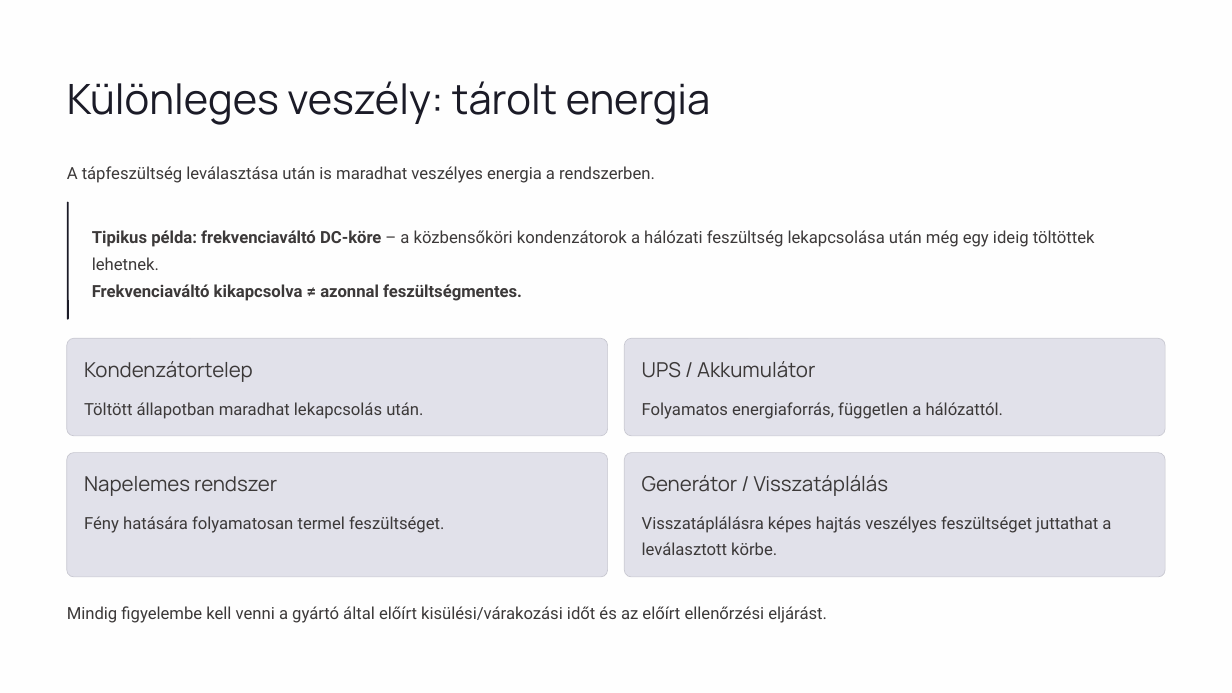
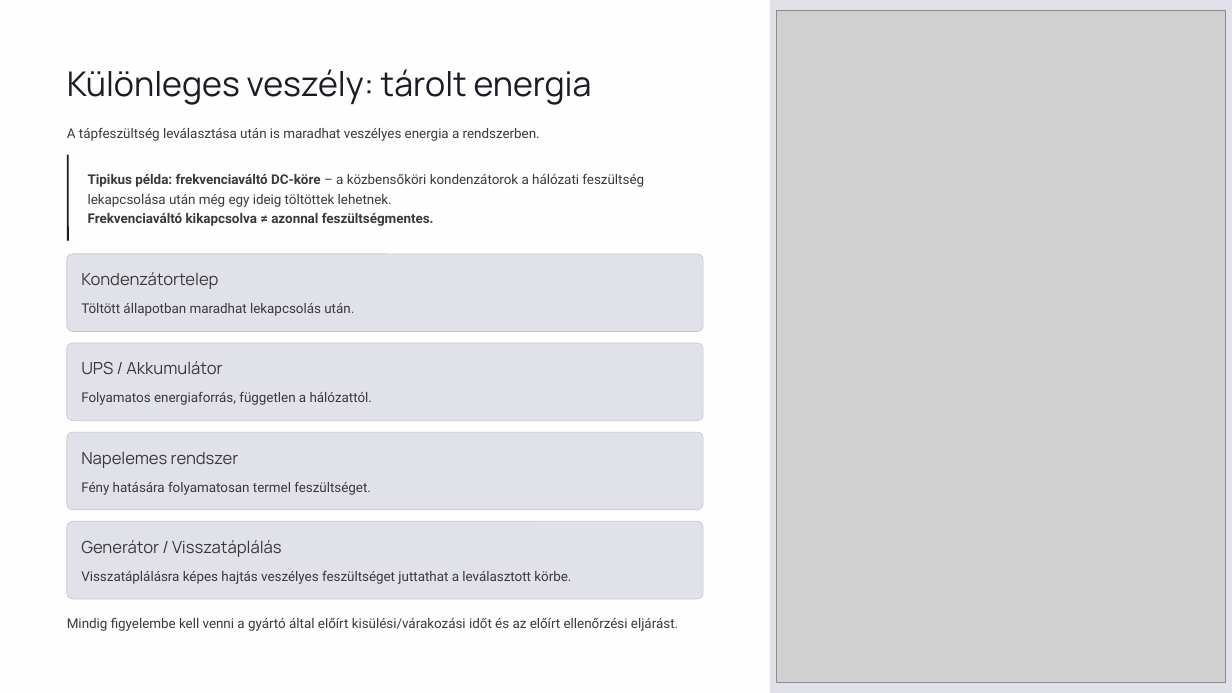
Before and after one commit to zsfazekas65-stack/IAP, a slide deck: slide 12 of ppt/villamosszereles11/03_het.pptx. Drawn at 1232x693 pixels with LibreOffice and Linux fonts; fonts in the diff are those of the drawing; grey boxes stand for pictures. Boxes give left, top, right and bottom in pixels: in the first picture for what was removed or moved away, otherwise in the second. Text is boxed around its words. In the diff, an @@ line names an element or a change of style, - is before the commit and + after.

```diff
--- a/ppt/villamosszereles11/03_het.pptx
+++ b/ppt/villamosszereles11/03_het.pptx
@@ rectangle added at [770,0,1232,693], fill #E1E1EA @@
@@ picture added at [777,10,1226,683] @@
@@ text "Különleges veszély: tárolt energia": place and size @@
-text "Különleges veszély: tárolt energia" at [67,81,711,125]
+text "Különleges veszély: tárolt energia" at [67,69,592,105]
@@ text "Különleges veszély: tárolt energia" at [67,69,592,105]: size 32.5 to 26.5 pt @@
@@ text "A tápfeszültség leválasztása után is ...": place and size @@
-text "A tápfeszültség leválasztása után is ..." at [67,166,655,183]
+text "A tápfeszültség leválasztása után is ..." at [67,128,540,141]
@@ rounded rectangle: place and size @@
-rounded rectangle at [67,201,68,320]
+rounded rectangle at [67,154,68,241]
@@ text "Tipikus példa: frekvenciaváltó DC-köre – ...": place and size @@
-text "Tipikus példa: frekvenciaváltó DC-köre – ..." at [92,230,1095,301]
+text "Tipikus példa: frekvenciaváltó DC-köre – ..." at [88,174,644,226]
@@ proportions changed in 4 elements at [67,343,703,421], [67,433,703,510], [67,521,703,599], [67,254,703,332] @@
@@ rounded rectangle: place and size @@
-rounded rectangle at [625,338,1165,436]
+rounded rectangle at [67,254,703,332]
@@ text "Kondenzátortelep": place and size @@
-text "Kondenzátortelep" at [84,361,253,382]
+text "Kondenzátortelep" at [81,272,218,289]
@@ text "Töltött állapotban maradhat lekapcsolás után.": place and size @@
-text "Töltött állapotban maradhat lekapcsolás után." at [84,402,423,419]
+text "Töltött állapotban maradhat lekapcsolás után." at [81,303,354,316]
@@ rounded rectangle: place and size @@
-rounded rectangle at [67,338,607,436]
+rounded rectangle at [67,343,703,421]
@@ text "UPS / Akkumulátor": place and size @@
-text "UPS / Akkumulátor" at [642,361,815,378]
+text "UPS / Akkumulátor" at [81,361,222,375]
@@ text "Folyamatos energiaforrás, független a hálózattól.": place and size @@
-text "Folyamatos energiaforrás, független a hálózattól." at [642,402,1004,419]
+text "Folyamatos energiaforrás, független a hálózattól." at [81,392,372,405]
@@ rounded rectangle: place and size @@
-rounded rectangle at [67,453,607,578]
+rounded rectangle at [67,433,703,510]
@@ text "Napelemes rendszer": place and size @@
-text "Napelemes rendszer" at [84,476,277,496]
+text "Napelemes rendszer" at [81,451,239,468]
@@ text "Fény hatására folyamatosan termel feszültséget.": place and size @@
-text "Fény hatására folyamatosan termel feszültséget." at [84,516,444,533]
+text "Fény hatására folyamatosan termel feszültséget." at [81,482,371,495]
@@ rounded rectangle: place and size @@
-rounded rectangle at [625,453,1165,578]
+rounded rectangle at [67,521,703,599]
@@ size 16 to 13 pt in 4 elements at [81,451,239,468], [81,272,218,289], [81,361,222,375], [81,540,281,557] @@
@@ text "Generátor / Visszatáplálás": place and size @@
-text "Generátor / Visszatáplálás" at [642,475,889,496]
+text "Generátor / Visszatáplálás" at [81,540,281,557]
@@ size 13 to 10.5 pt; line spacing 1.33 to 1.22 in 7 elements at [81,482,371,495], [81,303,354,316], [67,618,678,631], [88,174,644,226], [81,392,372,405], [67,128,540,141], [81,571,571,584] @@
@@ text "Visszatáplálásra képes hajtás veszélyes feszültséget ...": place and size @@
-text "Visszatáplálásra képes hajtás veszélyes feszültséget ..." at [642,516,1111,555]
+text "Visszatáplálásra képes hajtás veszélyes feszültséget ..." at [81,571,571,584]
@@ text "Mindig figyelembe kell venni a ...": place and size @@
-text "Mindig figyelembe kell venni a ..." at [67,606,827,623]
+text "Mindig figyelembe kell venni a ..." at [67,618,678,631]
```
Also in this commit, not shown: 16 other slides changed.
